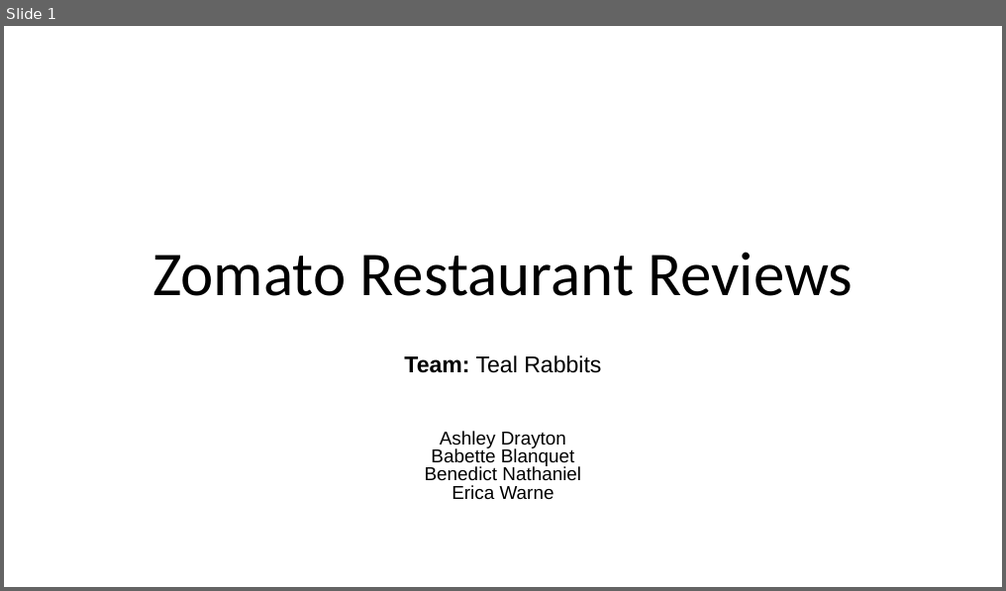
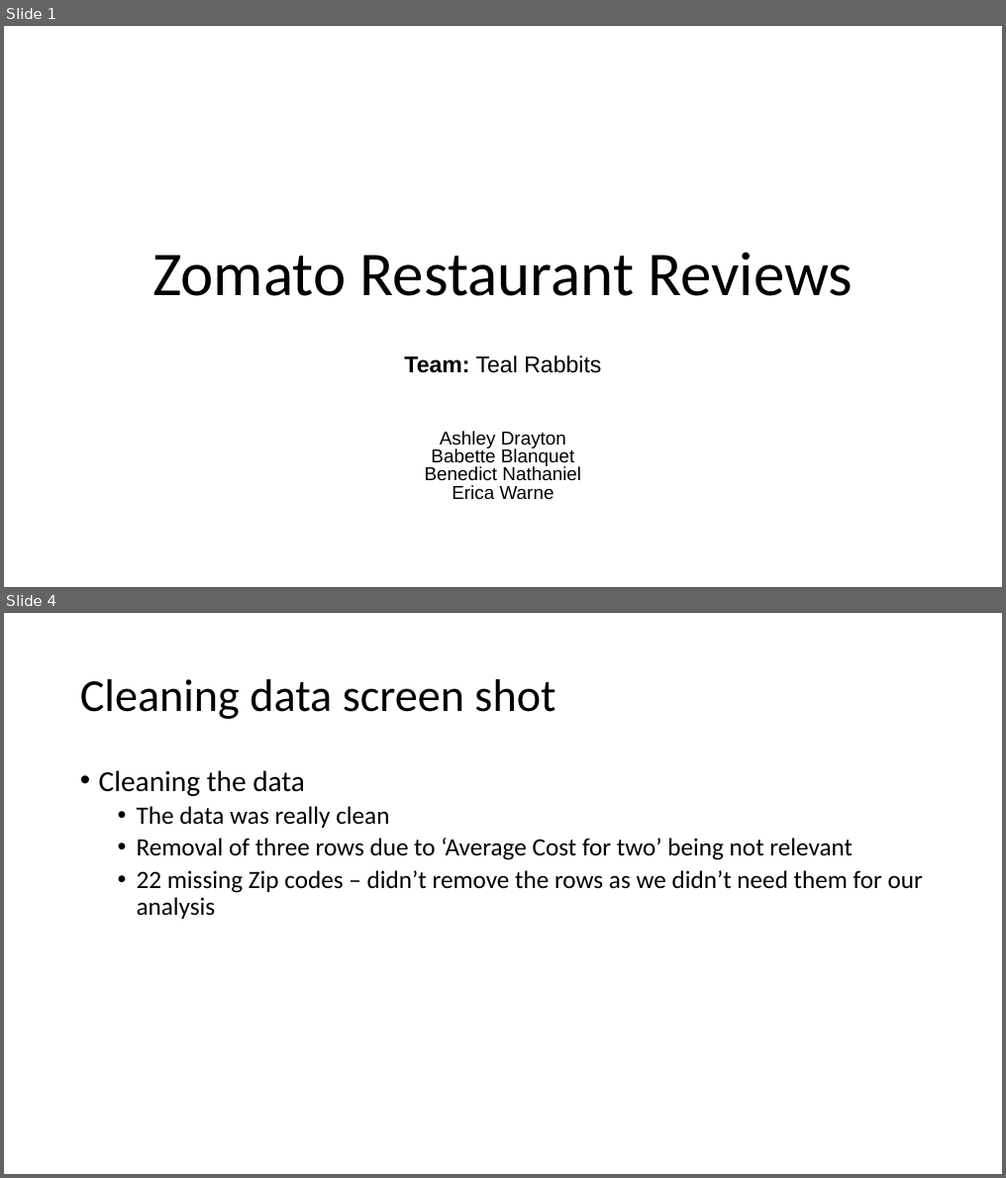
Before and after one commit to ashdrayton/Zomato-Restaurants-Reviews, a slide deck: Babette/Presentation_BB.pptx. Shown one above the other, each under a label of ours: slide 1 before the commit, slides 1 and 4 after it; the slides between them are not shown. The pictures are 1006x591 and 1006x1178 pixels, drawn with LibreOffice and Linux fonts; fonts in the diff are those of the drawing. Boxes give left, top, right and bottom in pixels: in the first picture for what was removed or moved away, otherwise in the second. Text is boxed around its words. In the diff, an @@ line names an element or a change of style, - is before the commit and + after.

```diff
--- a/Babette/Presentation_BB.pptx
+++ b/Babette/Presentation_BB.pptx
@@ slide 4 added at (4,613,1002,1174), background #FFFFFF @@
@@ title added at (80,679,555,719), 44 pt, text #000000 @@
+Cleaning data screen shot
@@ text added at (99,770,923,919), 24 pt, text #000000 @@
+• Cleaning the data
+  • The data was really clean
+  • Removal of three rows due to ‘Average Cost for two’ being not relevant
+  • 22 missing Zip codes – didn’t remove the rows as we didn’t need them for our analysis
```
Also in this commit, not shown: 3 slides changed, 3 other files.
